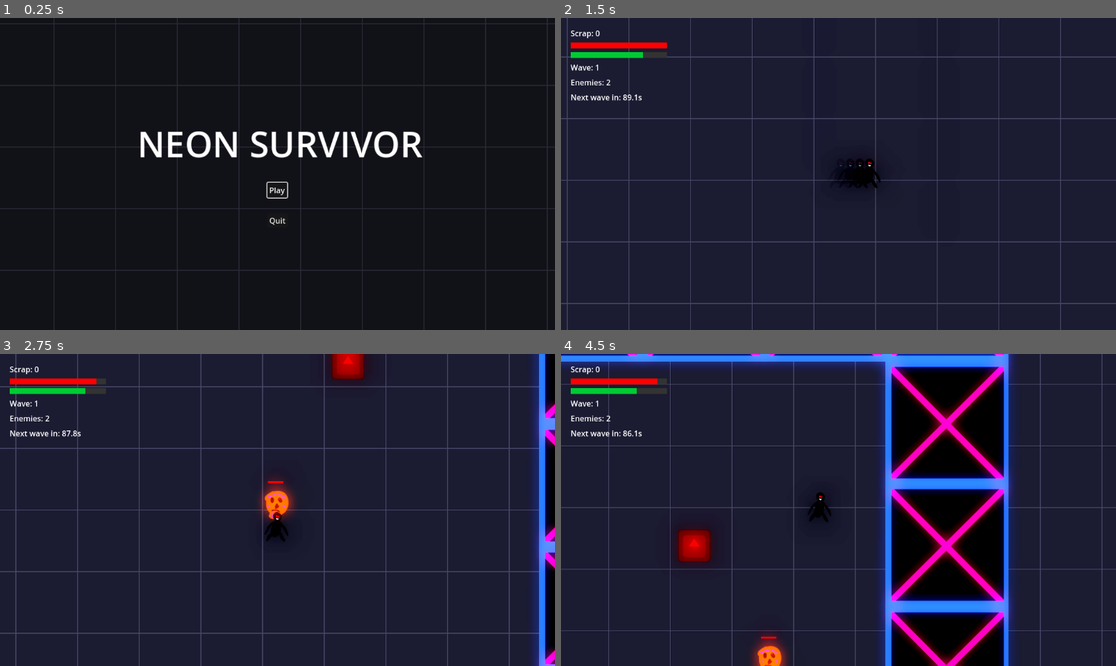
Above: before the commit, frames 1-4 (two rows, left to right).
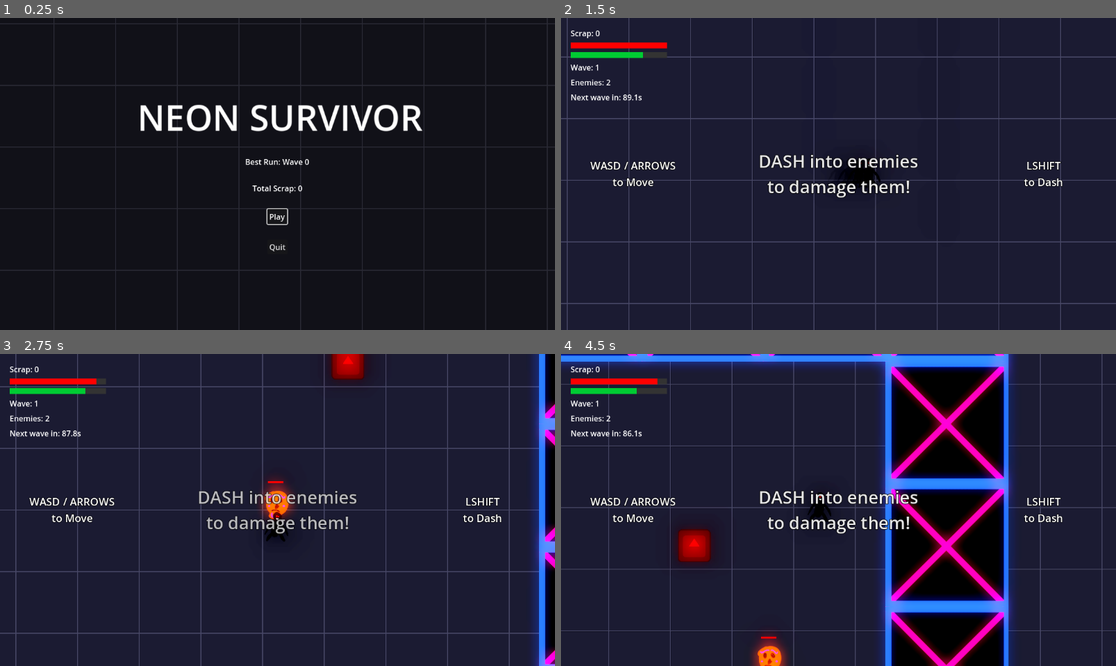
Above: after the commit, the same moments.

Repository: Cywer1/cursor_experimental
Game: Godot game, scene res://scenes/menu.tscn
The game is run twice, just before and just after one commit, with the same random seed, the same clock (stepped at 60 frames per second) and the same inputs. The engine's default icon, where the game draws it, is replaced by a stand-in: a white triangle on a blue panel in a dark square.
Inputs:
- Up to frame 1 (0.25 s): no input
- Up to frame 2 (1.5 s): click "Play" at 0.5 s; tap Enter (ui_accept) at 1.25 s; hold Right (ui_right) from 1.28 s (still down); tap Shift (dash) at 1.35 s
- Up to frame 3 (2.75 s): tap Enter (ui_accept) at 1.52, 2.27 s; release Right (ui_right) at 2.03 s; hold Down (ui_down) from 2.03 s (still down); tap Shift (dash) at 2.1 s
- Up to frame 4 (4.5 s): release Down (ui_down) at 2.78 s; hold Right (ui_right) 2.78-3.53 s; tap 1 at 2.85 s; tap Shift (dash) at 3.05, 3.8 s; hold Up (ui_up) 3.53-4.28 s; tap 2 at 3.6 s; tap Enter (ui_accept) at 3.77 s; hold Left (ui_left) from 4.28 s (still down); tap 3 at 4.35 s

The runs differ from the first frame. In frame 1, 4.3% of the frame differs, in the area x 25-77%, y 27-75%; in frame 2, 1.6%; in frame 3, 1.5%; in frame 4, 1.6%.

Commit message:
Prototype version ready, I will change the art assets and commit the final version later.

Diff:
--- a/project.godot
+++ b/project.godot
@@ -17,6 +17,7 @@
 [autoload]
 
 FloatingTextManager="*res://scripts/floating_text_manager.gd"
+SaveManager="*res://scripts/save_manager.gd"
 SoundManager="*res://scripts/sound_manager.gd"
 
 [global_group]
--- a/scenes/main.tscn
+++ b/scenes/main.tscn
@@ -7,6 +7,7 @@
 [ext_resource type="Script" uid="uid://dn5ajkmtj54fy" path="res://scripts/game_over_ui.gd" id="5_gameover"]
 [ext_resource type="Script" uid="uid://dxqfvkl0pwgxd" path="res://scripts/game_manager.gd" id="6_gamemanager"]
 [ext_resource type="PackedScene" uid="uid://qtevudi4u21q" path="res://scenes/background_grid.tscn" id="7_o6xl0"]
+[ext_resource type="PackedScene" uid="uid://cw5qwt443ahud" path="res://scenes/tutorial_ui.tscn" id="8_tutorial"]
 
 [sub_resource type="Environment" id="Environment_tefeu"]
 background_mode = 3
@@ -97,3 +98,5 @@
 environment = SubResource("Environment_tefeu")
 
 [node name="BackgroundGrid" parent="." instance=ExtResource("7_o6xl0")]
+
+[node name="TutorialUI" parent="." instance=ExtResource("8_tutorial")]
--- a/scenes/menu.tscn
+++ b/scenes/menu.tscn
@@ -23,7 +23,8 @@
 
 [node name="SubViewport" type="SubViewport" parent="SubViewportContainer"]
 handle_input_locally = false
-size = Vector2i(1280, 720)
+size = Vector2i(1152, 648)
+render_target_update_mode = 4
 
 [node name="World" type="Node2D" parent="SubViewportContainer/SubViewport"]
 
@@ -54,16 +55,26 @@
 horizontal_alignment = 1
 vertical_alignment = 1
 
+[node name="HighScoreLabel" type="Label" parent="UILayer/CenterContainer/VBoxContainer"]
+layout_mode = 2
+text = "Best Run: Wave 0"
+horizontal_alignment = 1
+
+[node name="TotalScrapLabel" type="Label" parent="UILayer/CenterContainer/VBoxContainer"]
+layout_mode = 2
+text = "Total Scrap: 0"
+horizontal_alignment = 1
+
 [node name="PlayButton" type="Button" parent="UILayer/CenterContainer/VBoxContainer"]
 layout_mode = 2
 size_flags_horizontal = 4
-text = "Play"
 focus_neighbor_top = NodePath("../QuitButton")
 focus_neighbor_bottom = NodePath("../QuitButton")
+text = "Play"
 
 [node name="QuitButton" type="Button" parent="UILayer/CenterContainer/VBoxContainer"]
 layout_mode = 2
 size_flags_horizontal = 4
-text = "Quit"
 focus_neighbor_top = NodePath("../PlayButton")
 focus_neighbor_bottom = NodePath("../PlayButton")
+text = "Quit"
--- /dev/null
+++ b/scenes/tutorial_ui.tscn
@@ -0,0 +1,74 @@
+[gd_scene load_steps=2 format=3 uid="uid://cw5qwt443ahud"]
+
+[ext_resource type="Script" uid="uid://7fudmnoyq01d" path="res://scripts/tutorial_ui.gd" id="1_tutorial"]
+
+[node name="TutorialUI" type="CanvasLayer"]
+process_mode = 3
+layer = 90
+script = ExtResource("1_tutorial")
+
+[node name="RootControl" type="Control" parent="."]
+layout_mode = 3
+anchors_preset = 15
+anchor_right = 1.0
+anchor_bottom = 1.0
+grow_horizontal = 2
+grow_vertical = 2
+mouse_filter = 2
+
+[node name="MoveLeftLabel" type="Label" parent="RootControl"]
+layout_mode = 0
+anchor_top = 0.5
+anchor_bottom = 0.5
+offset_left = 20.0
+offset_top = -50.0
+offset_right = 280.0
+offset_bottom = 50.0
+grow_vertical = 2
+theme_override_colors/font_outline_color = Color(0, 0, 0, 1)
+theme_override_constants/outline_size = 4
+theme_override_font_sizes/font_size = 22
+text = "WASD / ARROWS
+to Move"
+horizontal_alignment = 1
+vertical_alignment = 1
+
+[node name="DashLabel" type="Label" parent="RootControl"]
+layout_mode = 0
+anchor_left = 0.5
+anchor_top = 0.5
+anchor_right = 0.5
+anchor_bottom = 0.5
+offset_left = -220.0
+offset_top = -60.0
+offset_right = 220.0
+offset_bottom = 60.0
+grow_horizontal = 2
+grow_vertical = 2
+theme_override_colors/font_outline_color = Color(0, 0, 0, 1)
+theme_override_constants/outline_size = 5
+theme_override_font_sizes/font_size = 36
+text = "DASH into enemies
+to damage them!"
+horizontal_alignment = 1
+vertical_alignment = 1
+
+[node name="DashInputLabel" type="Label" parent="RootControl"]
+layout_mode = 0
+anchor_left = 1.0
+anchor_top = 0.5
+anchor_right = 1.0
+anchor_bottom = 0.5
+offset_left = -280.0
+offset_top = -50.0
+offset_right = -20.0
+offset_bottom = 50.0
+grow_horizontal = 0
+grow_vertical = 2
+theme_override_colors/font_outline_color = Color(0, 0, 0, 1)
+theme_override_constants/outline_size = 4
+theme_override_font_sizes/font_size = 22
+text = "LSHIFT
+to Dash"
+horizontal_alignment = 1
+vertical_alignment = 1
--- a/scenes/victory_ui.tscn
+++ b/scenes/victory_ui.tscn
@@ -8,7 +8,6 @@
 script = ExtResource("1_victory")
 
 [node name="ColorRect" type="ColorRect" parent="."]
-layout_mode = 3
 anchors_preset = 15
 anchor_right = 1.0
 anchor_bottom = 1.0
--- a/scripts/game_manager.gd
+++ b/scripts/game_manager.gd
@@ -43,6 +43,7 @@
 var crates_container: Node2D
 var _crate_spawn_timer := 0.0
 var shop_ui: CanvasLayer
+var pause_menu: CanvasLayer
 var boss_ui: CanvasLayer
 var victory_ui: CanvasLayer
 
@@ -64,9 +65,10 @@
 	get_parent().call_deferred("add_child", shop_ui)
 	shop_ui.setup(upgrade_manager, player, hud)
 	shop_ui.shop_closed.connect(_on_shop_closed)
-	var pause_menu := PAUSE_MENU_SCENE.instantiate() as CanvasLayer
+	pause_menu = PAUSE_MENU_SCENE.instantiate() as CanvasLayer
 	get_parent().call_deferred("add_child", pause_menu)
 	pause_menu.set_shop_ui(shop_ui)
+	pause_menu.quit_to_desktop_requested.connect(_on_pause_menu_quit_to_desktop)
 	var hazards_node := get_parent().get_node_or_null("Hazards")
 	if hazards_node == null:
 		hazards_node = Node2D.new()
@@ -175,6 +177,10 @@
 	if current_wave >= 20:
 		game_over = true
 		get_tree().call_group("enemies", "queue_free")
+		if current_wave > SaveManager.high_score:
+			SaveManager.high_score = current_wave
+		SaveManager.total_scrap += player.currency
+		SaveManager.save_game()
 		victory_ui.show_victory()
 	else:
 		_start_wave_break()
@@ -270,7 +276,7 @@
 	var remaining := WAVE_DELAY
 	hud.show_countdown(remaining)
 	while remaining > 0.0 and not game_over:
-		await get_tree().create_timer(0.1).timeout
+		await get_tree().create_timer(0.1, false).timeout
 		remaining -= 0.1
 		if remaining < 0.0:
 			remaining = 0.0
@@ -294,6 +300,17 @@
 func _on_shop_closed() -> void:
 	_start_next_wave()
 
+func _on_pause_menu_quit_to_desktop() -> void:
+	if current_wave > SaveManager.high_score:
+		SaveManager.high_score = current_wave
+	SaveManager.total_scrap += player.currency
+	SaveManager.save_game()
+	get_tree().quit()
+
 func _on_player_died() -> void:
 	game_over = true
+	if current_wave > SaveManager.high_score:
+		SaveManager.high_score = current_wave
+	SaveManager.total_scrap += player.currency
+	SaveManager.save_game()
 	game_over_ui.show_game_over()
--- a/scripts/game_over_ui.gd
+++ b/scripts/game_over_ui.gd
@@ -11,6 +11,7 @@
 func show_game_over() -> void:
 	show()
 	get_tree().paused = true
+	retry_button.grab_focus()
 
 func _on_retry_pressed() -> void:
 	get_tree().paused = false
--- a/scripts/menu.gd
+++ b/scripts/menu.gd
@@ -1,11 +1,15 @@
 extends Control
 
 @onready var title_label: Label = $UILayer/CenterContainer/VBoxContainer/TitleLabel
+@onready var high_score_label: Label = $UILayer/CenterContainer/VBoxContainer/HighScoreLabel
+@onready var total_scrap_label: Label = $UILayer/CenterContainer/VBoxContainer/TotalScrapLabel
 @onready var play_button: Button = $UILayer/CenterContainer/VBoxContainer/PlayButton
 @onready var quit_button: Button = $UILayer/CenterContainer/VBoxContainer/QuitButton
 
 
 func _ready() -> void:
+	high_score_label.text = "Best Run: Wave %d" % SaveManager.high_score
+	total_scrap_label.text = "Total Scrap: %d" % SaveManager.total_scrap
 	play_button.pressed.connect(_on_play_pressed)
 	quit_button.pressed.connect(_on_quit_pressed)
 	play_button.grab_focus()
--- a/scripts/pause_menu.gd
+++ b/scripts/pause_menu.gd
@@ -1,4 +1,6 @@
 extends CanvasLayer
+
+signal quit_to_desktop_requested
 
 var _shop_ui: CanvasLayer = null
 
@@ -34,6 +36,7 @@
 	else:
 		get_tree().paused = true
 		show()
+		_resume_button.grab_focus()
 
 
 func _on_resume_pressed() -> void:
@@ -47,4 +50,4 @@
 
 
 func _on_quit_pressed() -> void:
-	get_tree().quit()
+	quit_to_desktop_requested.emit()
--- /dev/null
+++ b/scripts/save_manager.gd
@@ -0,0 +1,30 @@
+extends Node
+
+var high_score: int = 0
+var total_scrap: int = 0
+
+const SAVE_PATH := "user://savegame.cfg"
+
+
+func _ready() -> void:
+	load_game()
+
+
+func save_game() -> void:
+	var config := ConfigFile.new()
+	config.set_value("Game", "high_score", high_score)
+	config.set_value("Game", "total_scrap", total_scrap)
+	var err := config.save(SAVE_PATH)
+	if err != OK:
+		push_error("SaveManager: Failed to save to %s (error %d)" % [SAVE_PATH, err])
+
+
+func load_game() -> void:
+	if not FileAccess.file_exists(SAVE_PATH):
+		return
+	var config := ConfigFile.new()
+	var err := config.load(SAVE_PATH)
+	if err != OK:
+		return
+	high_score = config.get_value("Game", "high_score", 0)
+	total_scrap = config.get_value("Game", "total_scrap", 0)
--- a/scripts/shop_ui.gd
+++ b/scripts/shop_ui.gd
@@ -104,6 +104,13 @@
 			btn.modulate = Color(0.7, 0.4, 0.4)
 		btn.pressed.connect(_buy_upgrade.bind(upgrade, btn))
 		container.add_child(btn)
+	var shop_children := container.get_children()
+	if shop_children.size() > 0:
+		(shop_children[0] as Button).grab_focus()
+		for btn in shop_children:
+			(btn as Button).focus_neighbor_bottom = btn.get_path_to(close_button)
+		var mid_btn := shop_children[shop_children.size() / 2] as Button
+		close_button.focus_neighbor_top = close_button.get_path_to(mid_btn)
 
 func _try_buy_at_index(index: int) -> void:
 	if container == null:
--- /dev/null
+++ b/scripts/tutorial_ui.gd
@@ -0,0 +1,53 @@
+extends CanvasLayer
+
+@onready var _dash_label: Label = $RootControl/DashLabel
+@onready var _root_control: Control = $RootControl
+
+var _dismiss_timer: float = -1.0
+var _ready_delay: float = 1.0
+var _fading: bool = false
+
+
+func _ready() -> void:
+	if SaveManager.high_score > 0:
+		queue_free()
+		return
+	_start_flash()
+
+
+func _start_flash() -> void:
+	var tween := create_tween().set_loops()
+	tween.tween_property(_dash_label, "modulate:a", 0.2, 0.5)
+	tween.tween_property(_dash_label, "modulate:a", 1.0, 0.5)
+
+
+func _process(delta: float) -> void:
+	if _fading:
+		return
+
+	if _ready_delay > 0.0:
+		_ready_delay -= delta
+		return
+
+	if _dismiss_timer >= 0.0:
+		_dismiss_timer -= delta
+		if _dismiss_timer <= 0.0:
+			_fade_out()
+		return
+
+	var moved := (
+		Input.is_action_pressed("ui_left") or
+		Input.is_action_pressed("ui_right") or
+		Input.is_action_pressed("ui_up") or
+		Input.is_action_pressed("ui_down") or
+		Input.is_action_just_pressed("dash")
+	)
+	if moved:
+		_dismiss_timer = 3.0
+
+
+func _fade_out() -> void:
+	_fading = true
+	var tween := create_tween()
+	tween.tween_property(_root_control, "modulate:a", 0.0, 0.8)
+	tween.tween_callback(queue_free)
--- a/scripts/victory_ui.gd
+++ b/scripts/victory_ui.gd
@@ -13,6 +13,7 @@
 func show_victory() -> void:
 	show()
 	get_tree().paused = true
+	play_again_button.grab_focus()
 
 
 func _on_play_again_pressed() -> void:
Not shown: 1 places in scenes/main.tscn that only renumber resources
Not shown: 2 places in scenes/menu.tscn that only renumber resources
Not shown: 1 places in scenes/victory_ui.tscn that only renumber resources
Not shown, added: scripts/save_manager.gd.uid
Not shown, added: scripts/tutorial_ui.gd.uid
